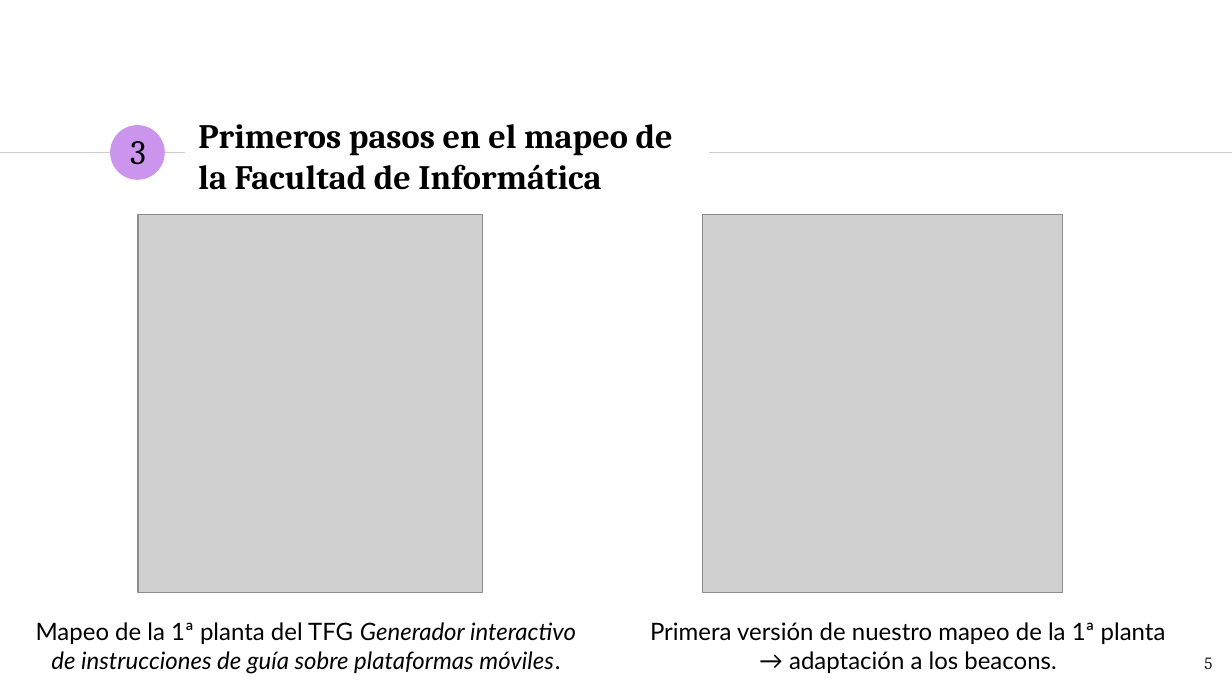
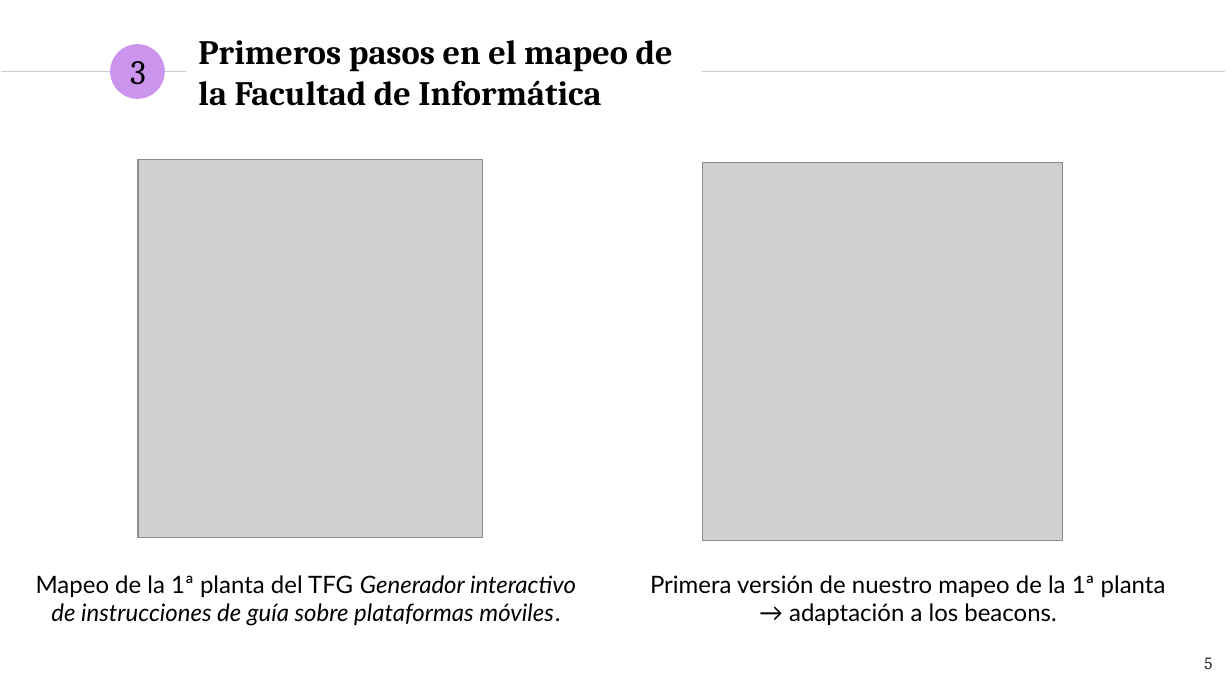
Before and after one commit to NILGroup/TFG-1920-DiscapacidadVisual, a slide deck: slide 5 of Defensa/presentaciónFinal_v2.pptx. Drawn at 1232x693 pixels with LibreOffice and Linux fonts; fonts in the diff are those of the drawing; grey boxes stand for pictures. Boxes give left, top, right and bottom in pixels: in the first picture for what was removed or moved away, otherwise in the second. Text is boxed around its words. In the diff, an @@ line names an element or a change of style, - is before the commit and + after.

```diff
--- a/Defensa/presentaciónFinal_v2.pptx
+++ b/Defensa/presentaciónFinal_v2.pptx
@@ title "Primeros pasos en el mapeo ...": place and size @@
-title "Primeros pasos en el mapeo ..." at box(198, 124, 673, 190)
+title "Primeros pasos en el mapeo ..." at box(198, 40, 673, 106)
@@ 1 text, 1 ellipse, 1 line: place and size @@
-1 text, 1 ellipse, 1 line at box(0, 126, 185, 180)
+1 text, 1 ellipse, 1 line at box(1, 44, 186, 99)
@@ line moved from (710, 153) - (1232, 153) to (702, 71) - (1225, 71) @@
@@ picture: place and size @@
-picture at box(138, 214, 482, 593)
+picture at box(138, 160, 482, 538)
@@ 2 texts, 1 picture: place and size @@
-2 texts, 1 picture at box(36, 214, 1166, 674)
+2 texts, 1 picture at box(36, 163, 1166, 626)
```
Also in this commit, not shown: 9 other slides changed.
